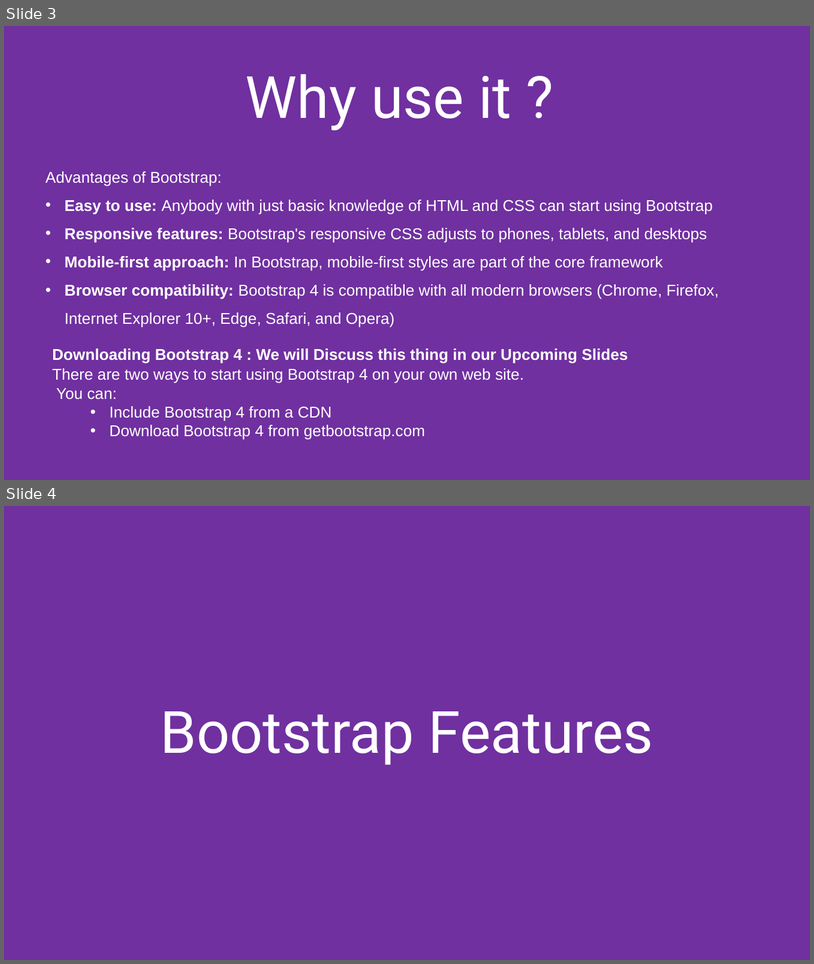
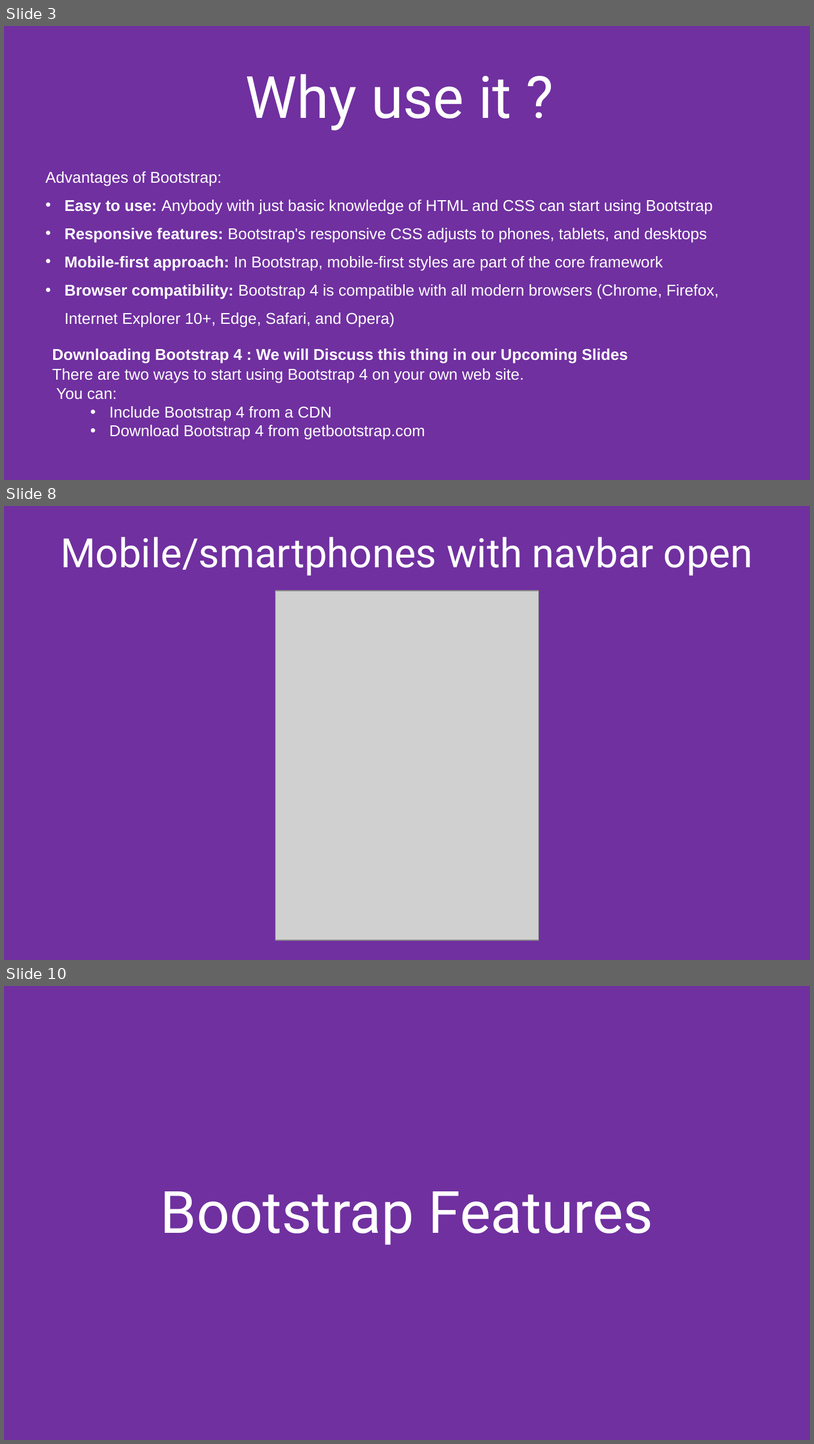
Before and after one commit to MukeshDubey1420/Front-End-Basics-Documents, a slide deck: Bootstrap.pptx. Shown one above the other, each under a label of ours: slides 3 and 4 before the commit, slides 3, 8 and 10 after it; the slides between them are not shown. The pictures are 814x964 and 814x1444 pixels, drawn with LibreOffice and Linux fonts; fonts in the diff are those of the drawing; grey boxes stand for pictures. Boxes give left, top, right and bottom in pixels: in the first picture for what was removed or moved away, otherwise in the second. Text is boxed around its words. In the diff, an @@ line names an element or a change of style, - is before the commit and + after.

```diff
--- a/Bootstrap.pptx
+++ b/Bootstrap.pptx
@@ slide 8 added at [4,506,810,960], background #7030A0 @@
@@ title added at [60,537,753,576], 36 pt, text #FFFFFF @@
+Mobile/smartphones with navbar open
@@ picture added at [276,591,539,940] @@
@@ what was slide 4 is now slide 10 @@
```
Also in this commit, not shown: 8 slides changed, 5 other slides added.
